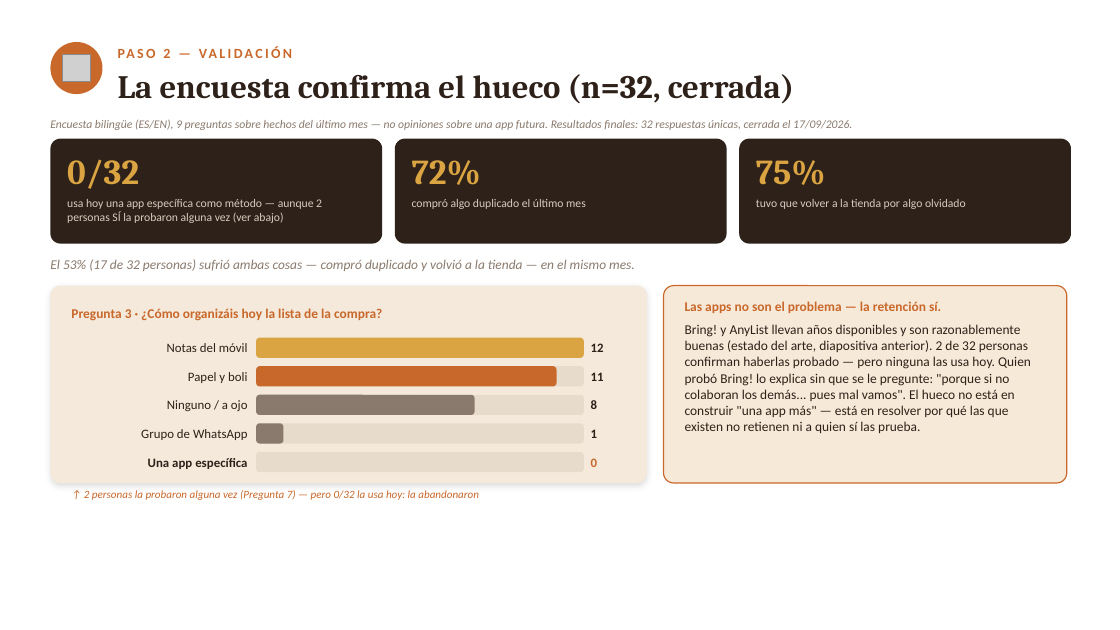
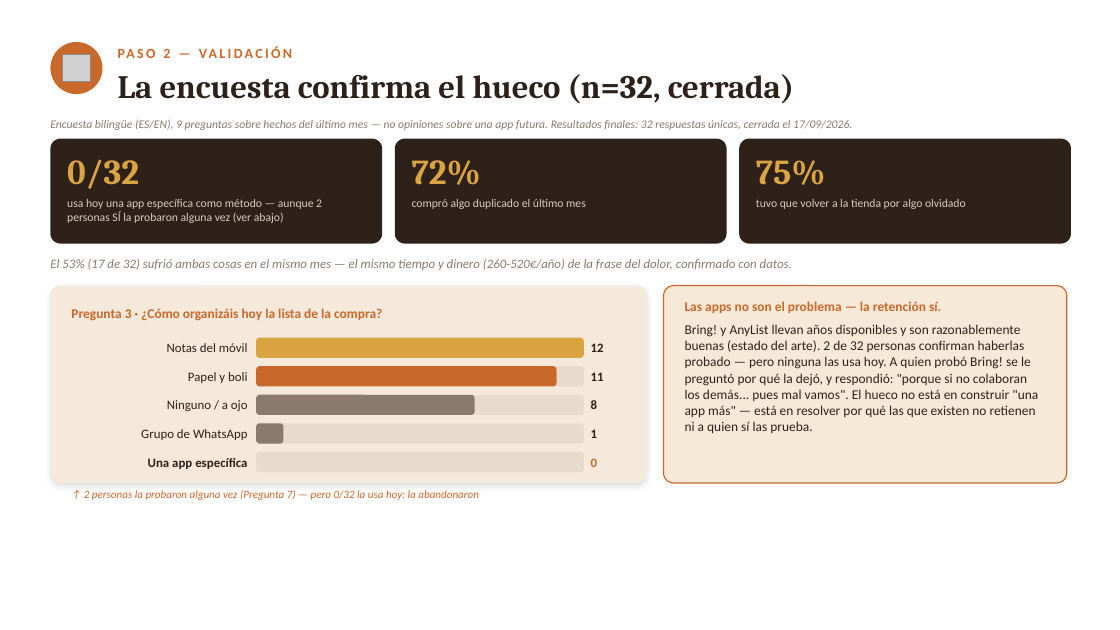
Before and after one commit to lagoanadia/Larder, a slide deck: slide 6 of docs/larder-presentacion.pptx (slide 5 before the commit). Drawn at 1120x630 pixels with LibreOffice and Linux fonts; fonts in the diff are those of the drawing; grey boxes stand for pictures. Boxes give left, top, right and bottom in pixels: in the first picture for what was removed or moved away, otherwise in the second. Text is boxed around its words. In the diff, an @@ line names an element or a change of style, - is before the commit and + after.

```diff
--- a/docs/larder-presentacion.pptx
+++ b/docs/larder-presentacion.pptx
@@ text at bbox=[50, 259, 792, 270]: text changed; size 11.5 to 11 pt @@
-El 53% (17 de 32 personas) sufrió ambas cosas — compró duplicado y volvió a la tienda — en el mismo mes.
+El 53% (17 de 32) sufrió ambas cosas en el mismo mes — el mismo tiempo y dinero (260-520€/año) de la frase del dolor, confirmado con datos.
@@ text at bbox=[685, 324, 1038, 433]: text changed @@
-Bring! y AnyList llevan años disponibles y son razonablemente buenas (estado del arte, diapositiva anterior). 2 de 32 personas confirman haberlas probado — pero ninguna las usa hoy. Quien probó Bring! lo explica sin que se le pregunte: "porque si no colaboran los demás... pues mal vamos". El hueco no está en construir "una app más" — está en resolver por qué las que existen no retienen ni a quien sí las prueba.
+Bring! y AnyList llevan años disponibles y son razonablemente buenas (estado del arte). 2 de 32 personas confirman haberlas probado — pero ninguna las usa hoy. A quien probó Bring! se le preguntó por qué la dejó, y respondió: "porque si no colaboran los demás... pues mal vamos". El hueco no está en construir "una app más" — está en resolver por qué las que existen no retienen ni a quien sí las prueba.
```
Also in this commit, not shown: 4 other slides changed, 1 slide added, 1 other file.
